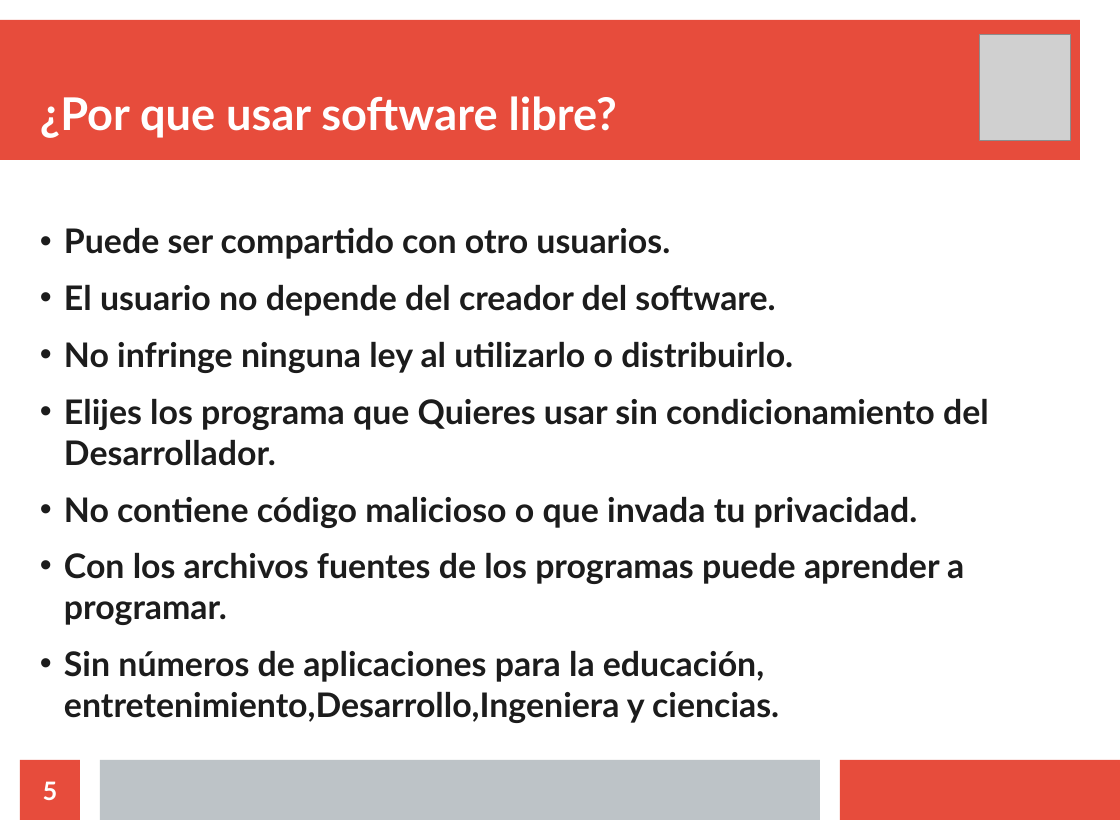
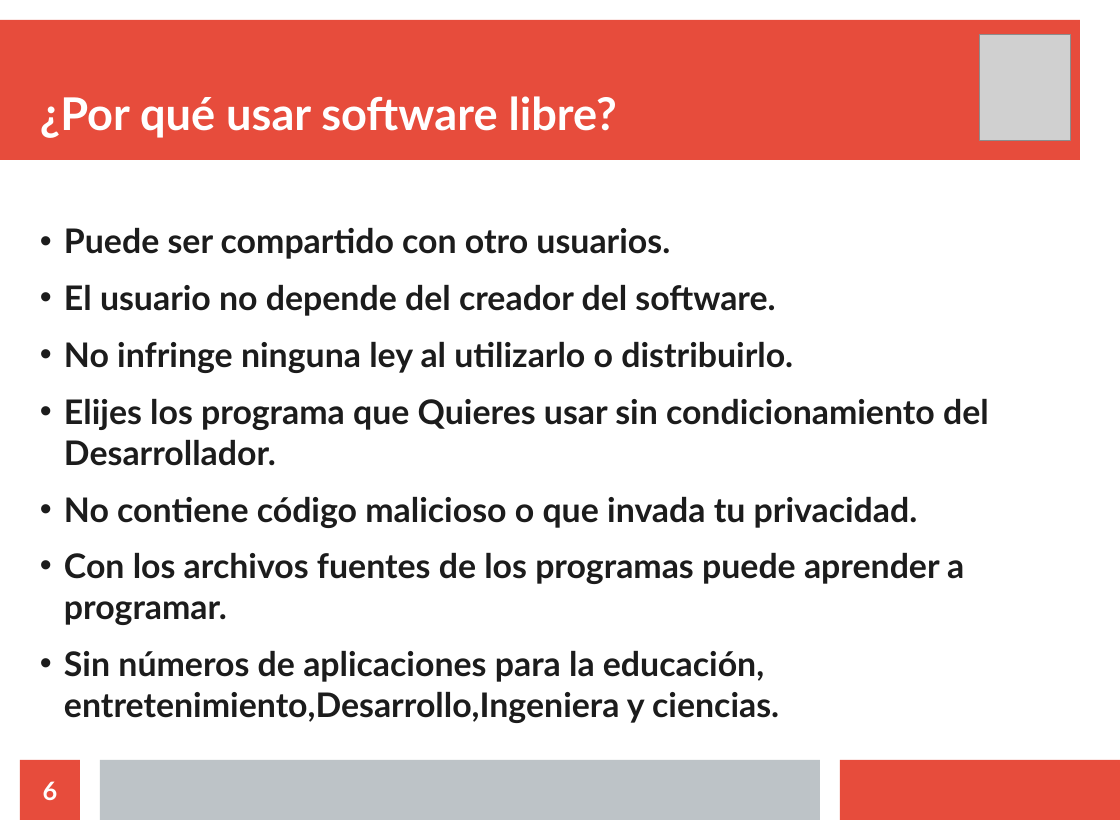
Before and after one commit to gacsnic/exposicion-software-libre, a slide deck: slide 6 of sotfwarelibre.odp (slide 5 before the commit). Drawn at 1120x840 pixels with LibreOffice and Linux fonts; fonts in the diff are those of the drawing; grey boxes stand for pictures. Boxes give left, top, right and bottom in pixels: in the first picture for what was removed or moved away, otherwise in the second. Text is boxed around its words. In the diff, an @@ line names an element or a change of style, - is before the commit and + after.

```diff
--- a/sotfwarelibre.odp
+++ b/sotfwarelibre.odp
@@ title at bbox=[40, 96, 617, 138]: text changed @@
-¿Por que usar software libre?
+¿Por qué usar software libre?
@@ page number at bbox=[43, 781, 58, 800]: text changed @@
-5
+6
```
Also in this commit, not shown: 6 other slides changed, 1 slide added, 3 other files.
